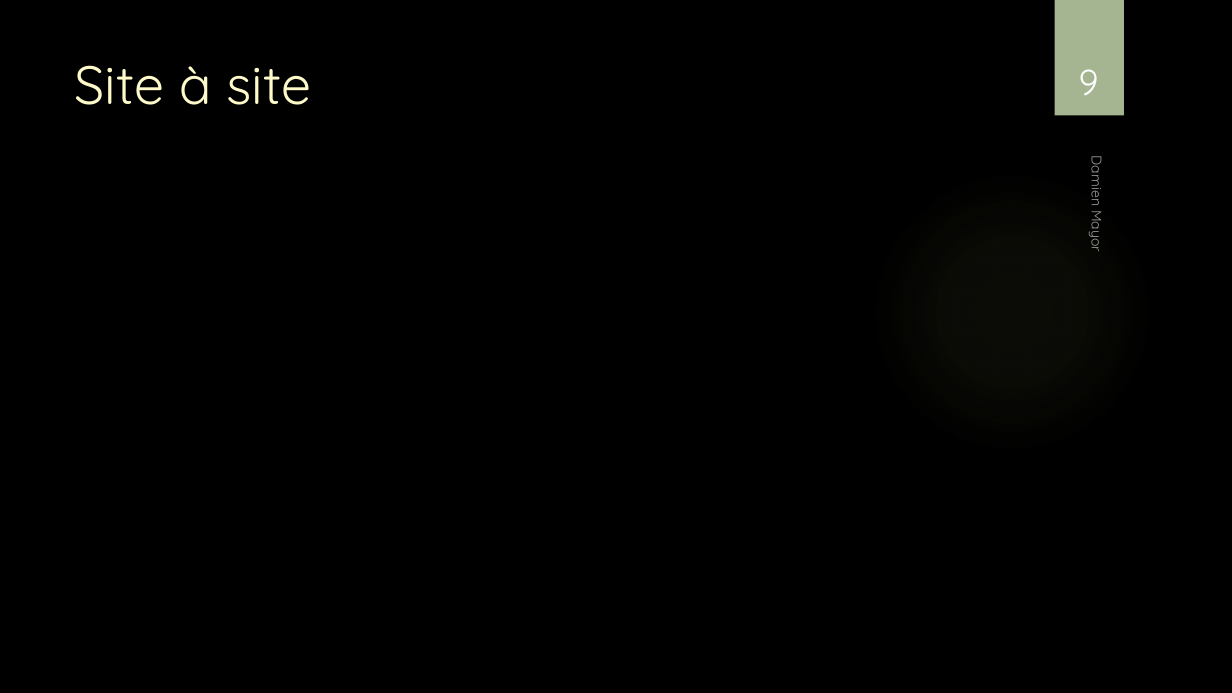
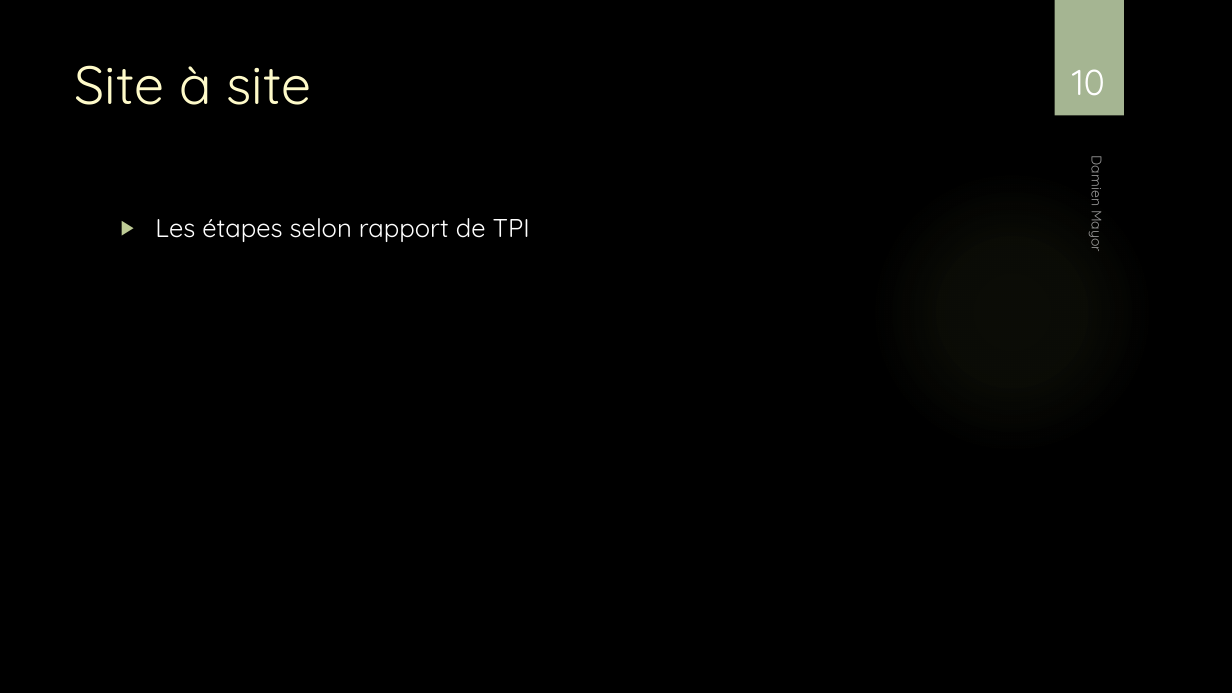
Before and after one commit to damienmayor/TPI, a slide deck: slide 10 of Présentation/Présentation TPI DMA.pptx (slide 9 before the commit). Drawn at 1232x693 pixels with LibreOffice and Linux fonts; fonts in the diff are those of the drawing; background and template pictures are left out. Boxes give left, top, right and bottom in pixels: in the first picture for what was removed or moved away, otherwise in the second. Text is boxed around its words. In the diff, an @@ line names an element or a change of style, - is before the commit and + after.

```diff
--- a/Présentation/Présentation TPI DMA.pptx
+++ b/Présentation/Présentation TPI DMA.pptx
@@ page number at (1072,69,1105,95): text changed @@
-9
+10
@@ text added at (155,218,530,242), 20 pt, text #FFFFFF @@
+▶ Les étapes selon rapport de TPI
```
Also in this commit, not shown: 7 other slides changed, 1 slide added.
